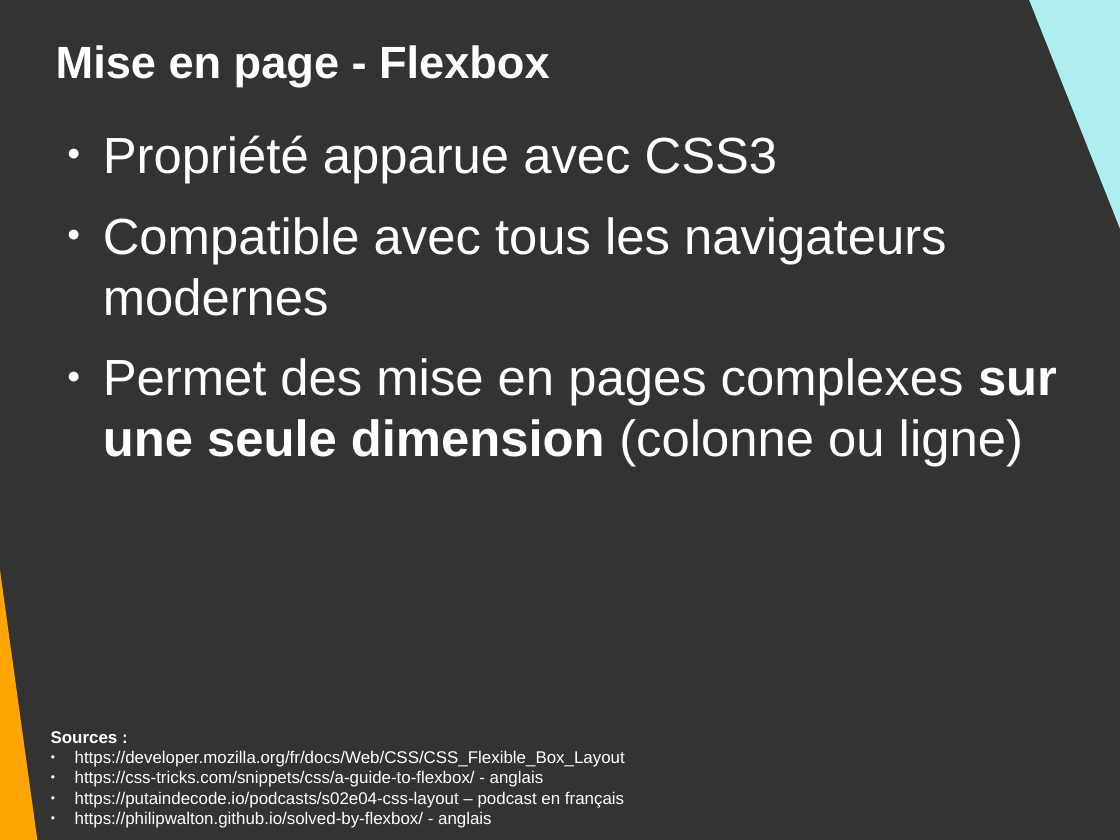
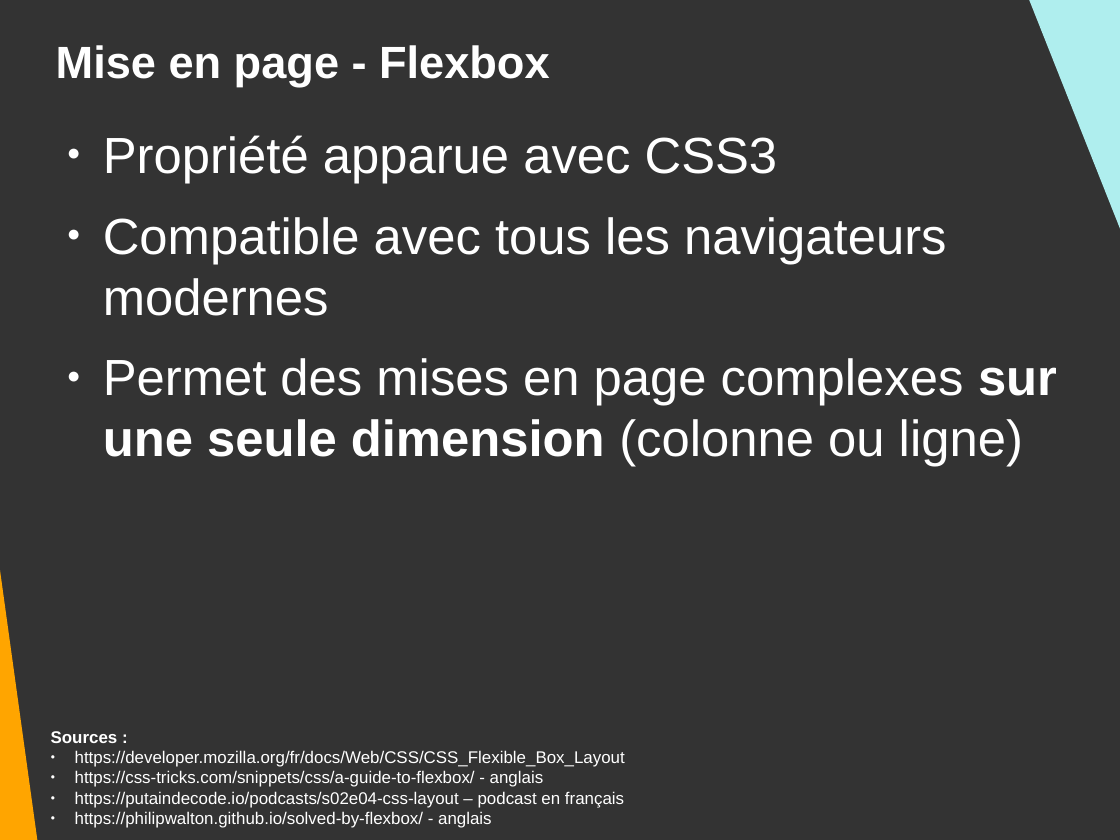
Before and after one commit to DanYellow/presentations, a slide deck: slide 91 of mmi/html/travaux-pratiques/numero-2/presentation.odp. Drawn at 1120x840 pixels with LibreOffice and Linux fonts; fonts in the diff are those of the drawing. Boxes give left, top, right and bottom in pixels: in the first picture for what was removed or moved away, otherwise in the second. Text is boxed around its words. In the diff, an @@ line names an element or a change of style, - is before the commit and + after.

```diff
--- a/mmi/html/travaux-pratiques/numero-2/presentation.odp
+++ b/mmi/html/travaux-pratiques/numero-2/presentation.odp
@@ text at (103, 358, 1057, 467): text changed @@
-● Permet des mise en pages complexes sur une seule dimension (colonne ou ligne)
+● Permet des mises en page complexes sur une seule dimension (colonne ou ligne)
```
Also in this commit, not shown: 5 other slides changed, 22 other files.
